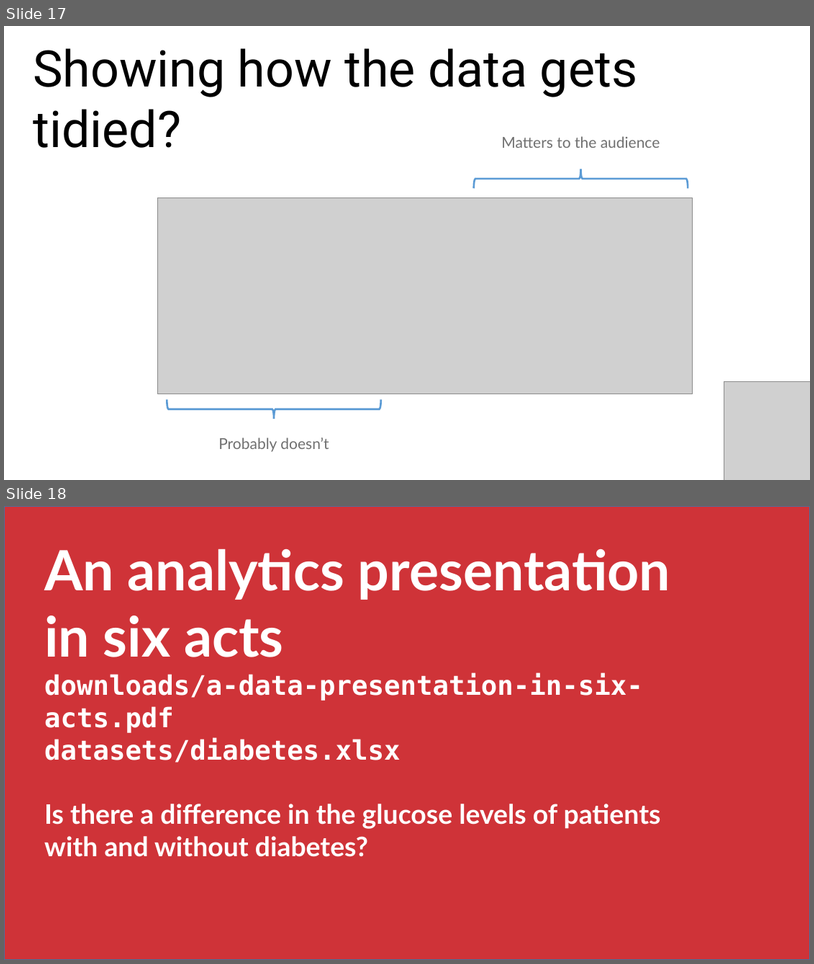
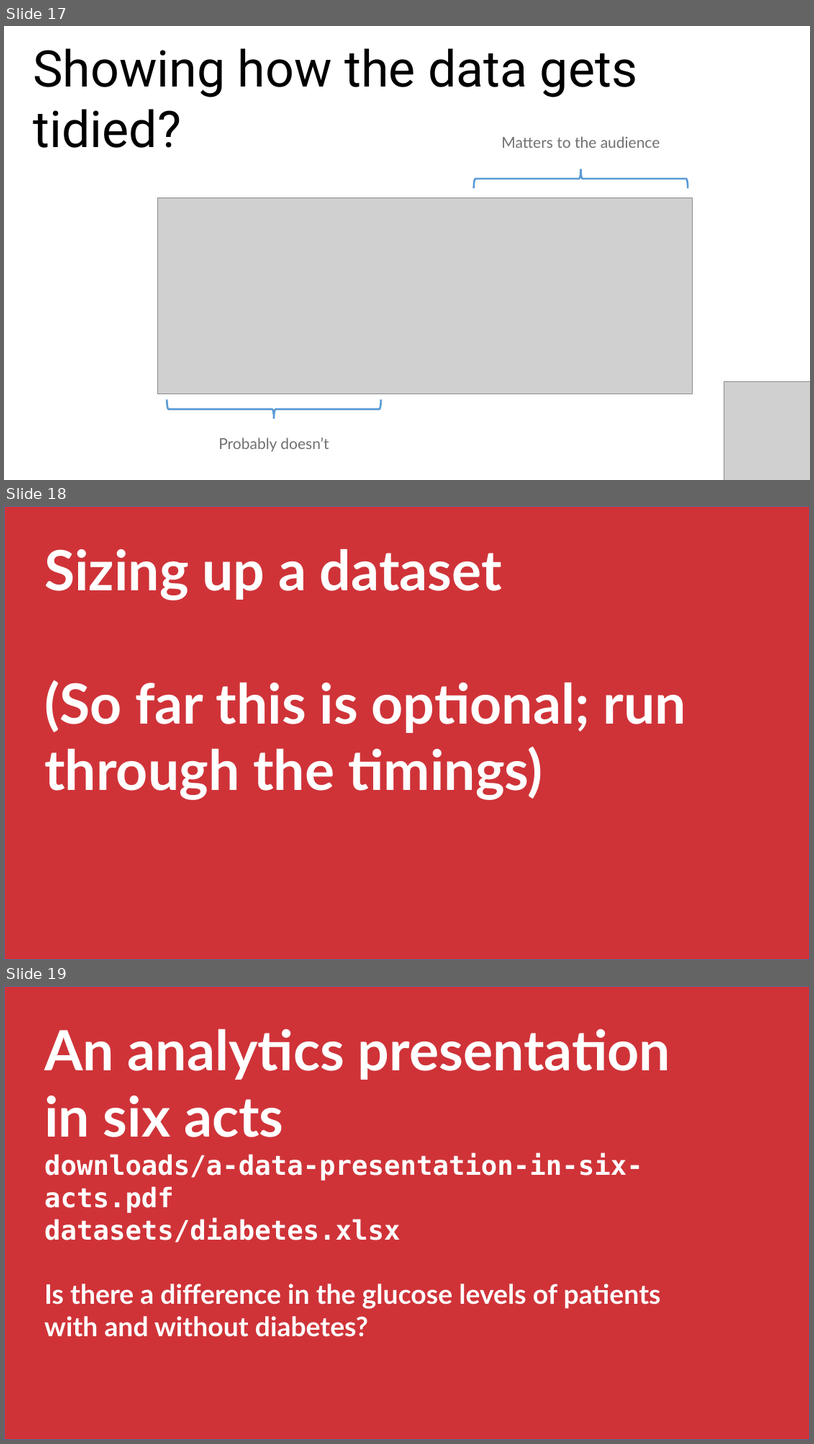
Before and after one commit to stringfestdata/aina-foundations-of-analytics, a slide deck: aina-foundations-of-analytics.pptx. Shown one above the other, each under a label of ours: slides 17 and 18 before the commit, slides 17, 18 and 19 after it. The pictures are 814x964 and 814x1444 pixels, drawn with LibreOffice and Linux fonts; fonts in the diff are those of the drawing; grey boxes stand for pictures. Boxes give left, top, right and bottom in pixels: in the first picture for what was removed or moved away, otherwise in the second. Text is boxed around its words. In the diff, an @@ line names an element or a change of style, - is before the commit and + after.

```diff
--- a/aina-foundations-of-analytics.pptx
+++ b/aina-foundations-of-analytics.pptx
@@ slide 18 added at box(4, 506, 810, 960), background #FFFFFF @@
@@ rectangle added at box(4, 506, 810, 960), fill #CF3338, outline #43739E 1 pt @@
@@ text added at box(44, 548, 687, 799), 66 pt, text #FFFFFF, bold @@
+Sizing up a dataset
+(So far this is optional; run through the timings)
@@ ellipse added at box(601, 782, 697, 822), outline #CF3338 3 pt @@
@@ what was slide 18 is now slide 19 @@
```
Also in this commit, not shown: 4 slides changed, 6 other slides added, 2 slides removed, 6 other files.
